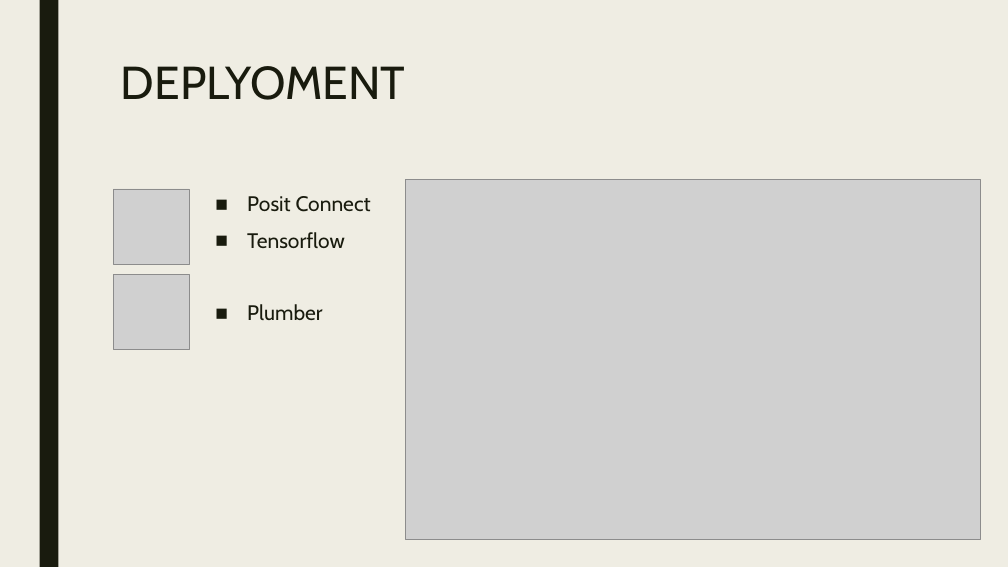
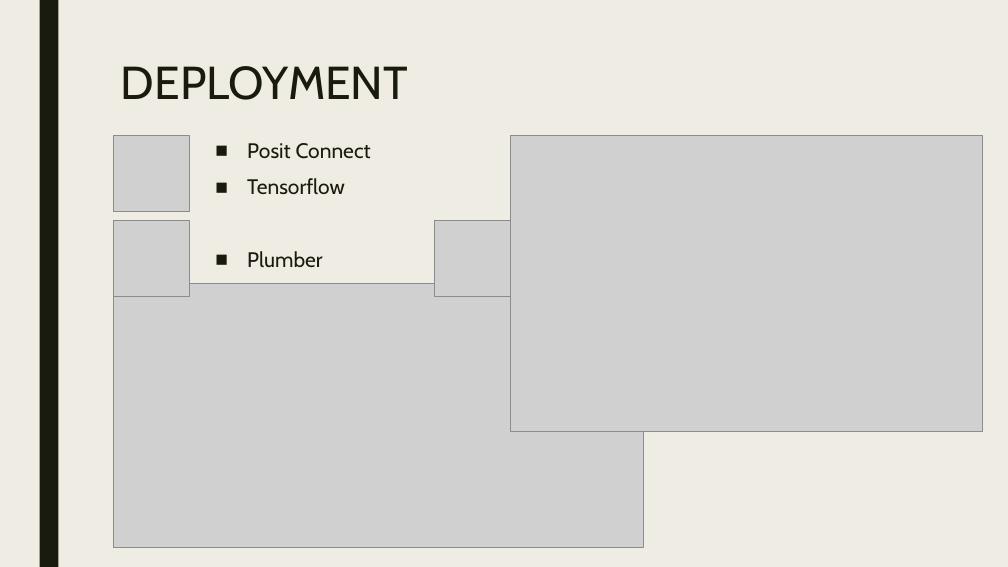
Before and after one commit to Helenaschick/r-sql-startup-success, a slide deck: slide 15 of Schick_Helena.pptx. Drawn at 1008x567 pixels with LibreOffice and Linux fonts; fonts in the diff are those of the drawing; grey boxes stand for pictures. Boxes give left, top, right and bottom in pixels: in the first picture for what was removed or moved away, otherwise in the second. Text is boxed around its words. In the diff, an @@ line names an element or a change of style, - is before the commit and + after.

```diff
--- a/Schick_Helena.pptx
+++ b/Schick_Helena.pptx
@@ title at (121, 66, 408, 100): text changed @@
-DEPLYOMENT
+DEPLOYMENT
@@ 2 pictures, 1 text: place and size @@
-2 pictures, 1 text at (113, 189, 371, 349)
+2 pictures, 1 text at (113, 136, 371, 296)
@@ picture: place and size @@
-picture at (405, 180, 981, 540)
+picture at (510, 135, 983, 432)
@@ picture added at (435, 221, 510, 296) @@
@@ picture added at (113, 284, 644, 547) @@
```
Also in this commit, not shown: 1 other slide changed, 1 other file.
